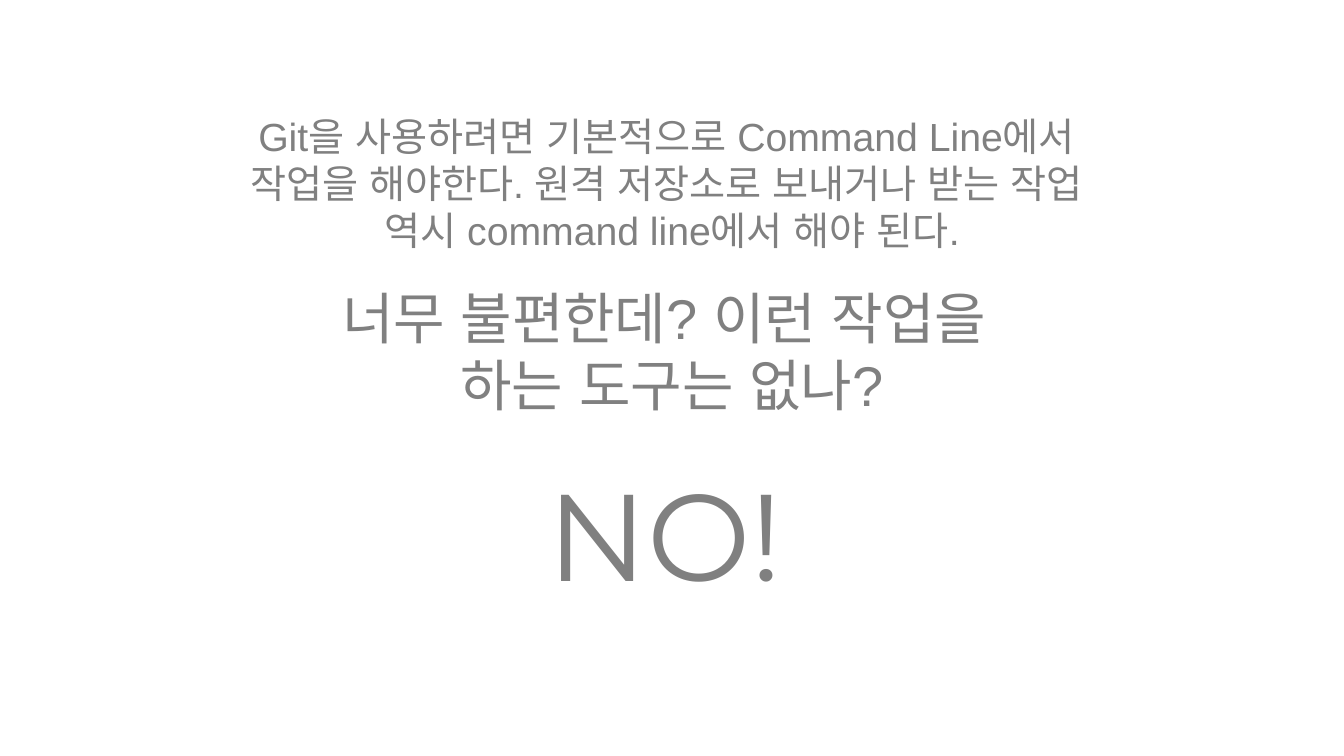
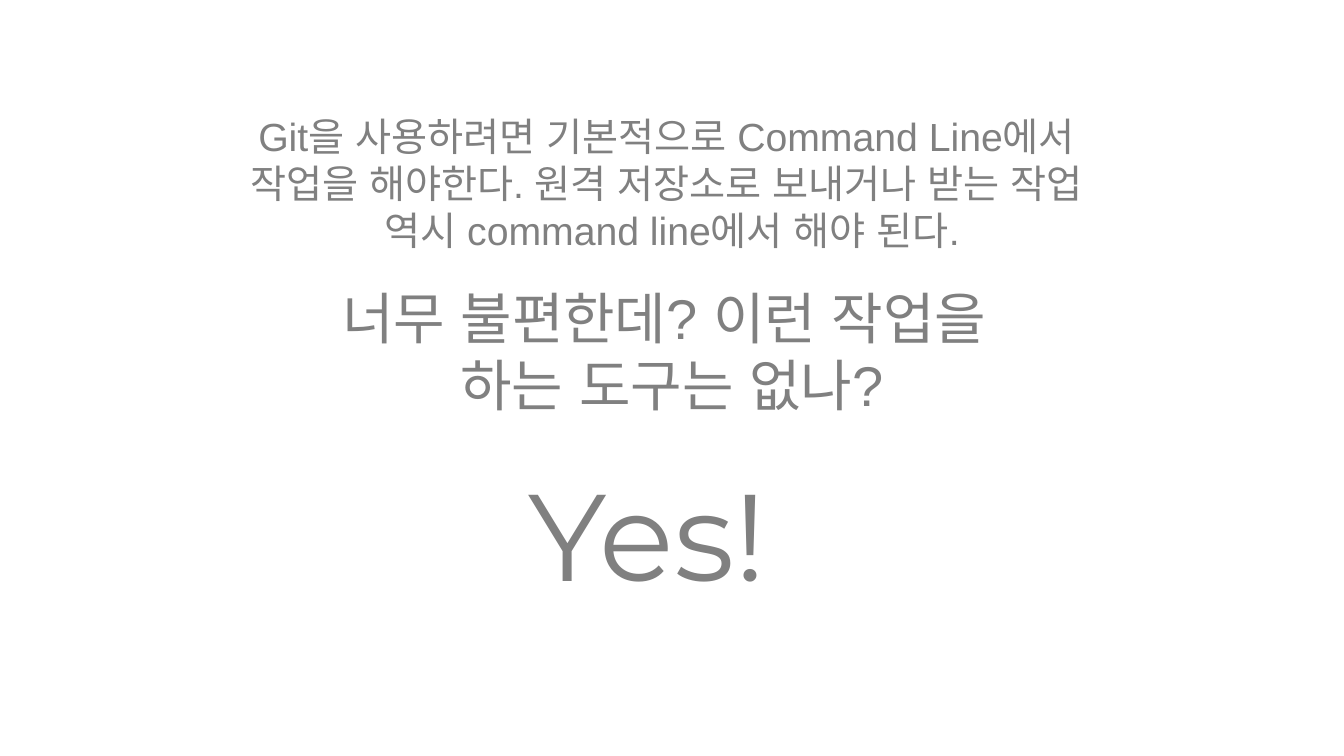
Before and after one commit to juniair/Summary-PPT, a slide deck: slide 33 of git 사용법.pptx. Drawn at 1344x756 pixels with LibreOffice and Linux fonts; fonts in the diff are those of the drawing. Boxes give left, top, right and bottom in pixels: in the first picture for what was removed or moved away, otherwise in the second. Text is boxed around its words. In the diff, an @@ line names an element or a change of style, - is before the commit and + after.

```diff
--- a/git 사용법.pptx
+++ b/git 사용법.pptx
@@ text at [529, 495, 766, 582]: text changed @@
-NO!
+Yes!
```
Also in this commit, not shown: 6 other slides changed.
